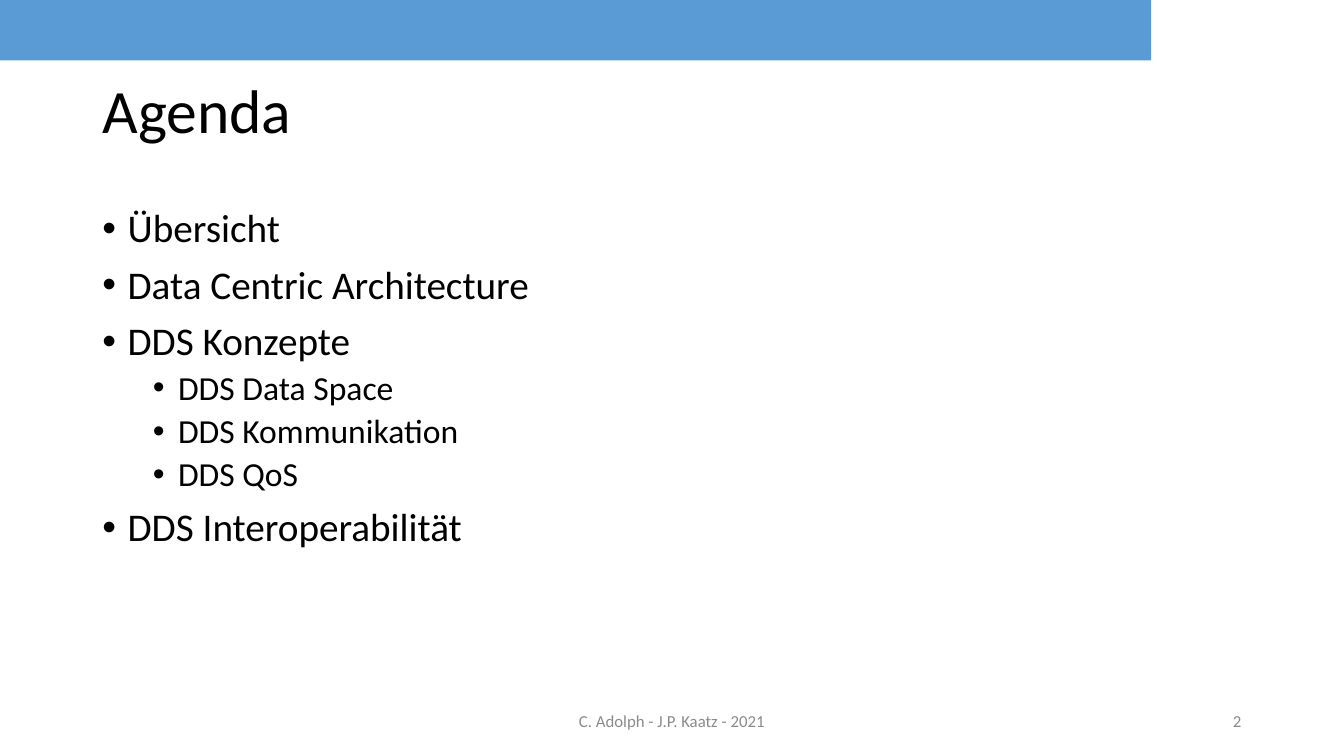
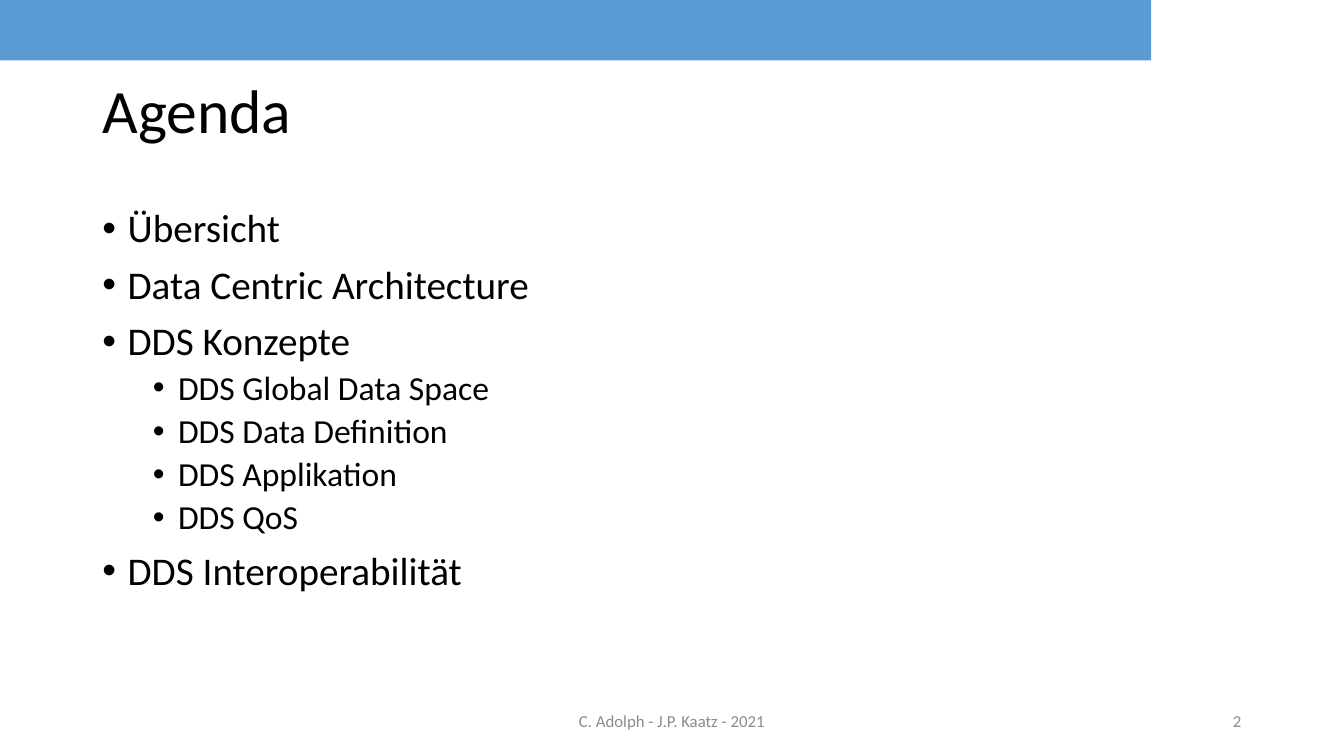
Before and after one commit to rocko/sisidm_sose2021, a slide deck: slide 2 of DDS_share_v477.pptx. Drawn at 1344x756 pixels with LibreOffice and Linux fonts; fonts in the diff are those of the drawing; background and template pictures are left out. Boxes give left, top, right and bottom in pixels: in the first picture for what was removed or moved away, otherwise in the second. Text is boxed around its words. In the diff, an @@ line names an element or a change of style, - is before the commit and + after.

```diff
--- a/DDS_share_v477.pptx
+++ b/DDS_share_v477.pptx
@@ text at [178,376,489,492]: text changed @@
-  • DDS Data Space
-  • DDS Kommunikation
+  • DDS Global Data Space
+  • DDS Data Definition
+  • DDS Applikation
```
Also in this commit, not shown: 6 other slides changed.
